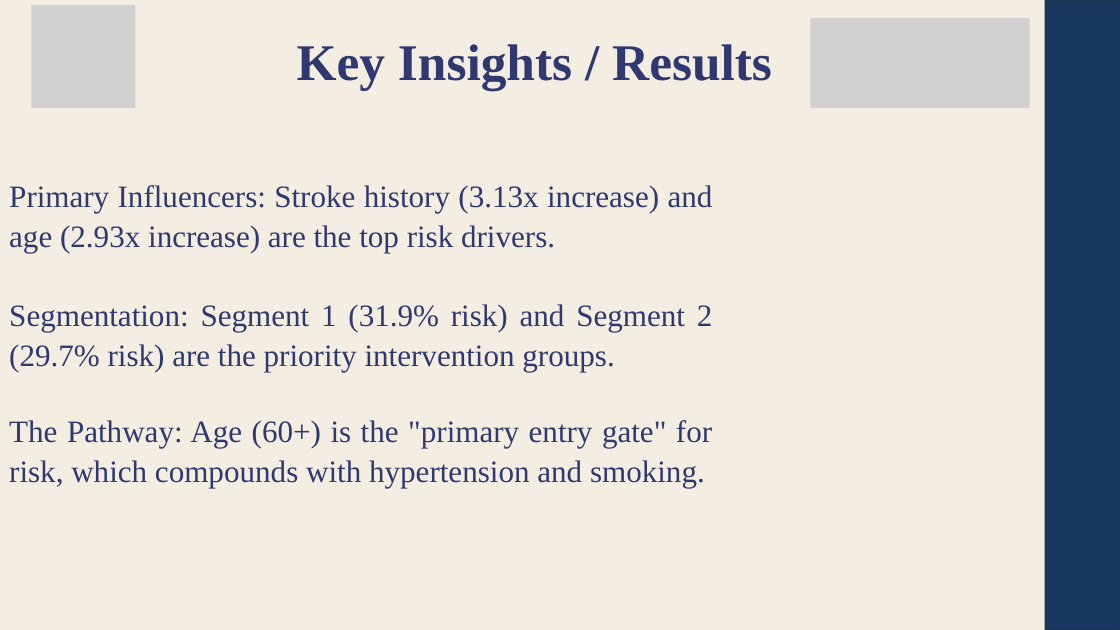
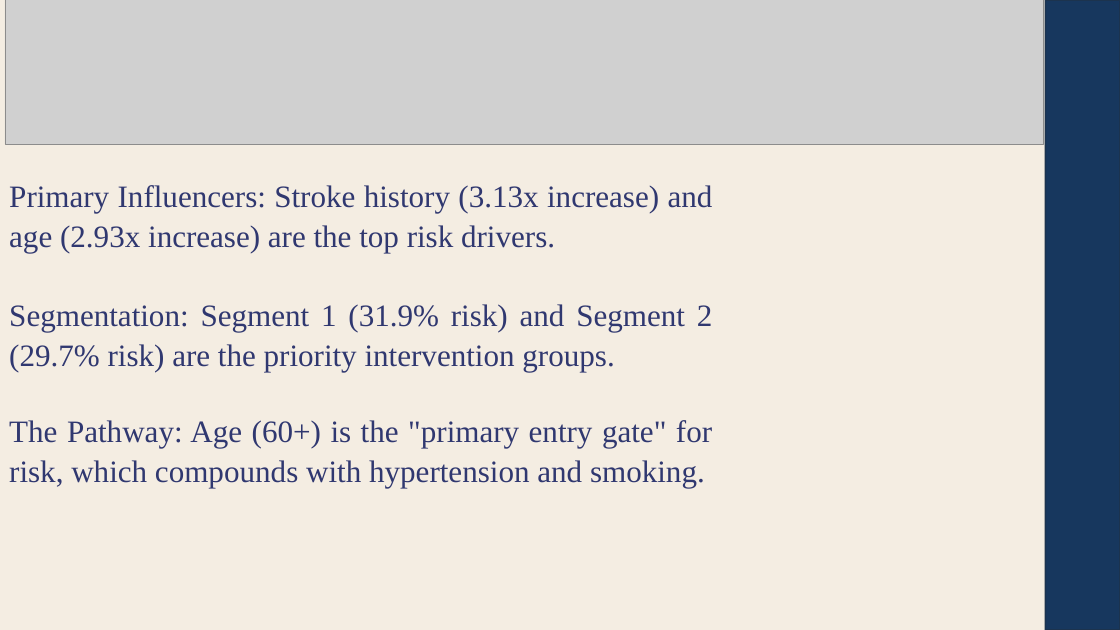
Before and after one commit to 24BAD405-Nishanth/24ADI204_DSV_Team14, a slide deck: slide 15 of FinalPresentation/Team-14-DSV.pptx. Drawn at 1120x630 pixels with LibreOffice and Linux fonts; fonts in the diff are those of the drawing; grey boxes stand for pictures. Boxes give left, top, right and bottom in pixels: in the first picture for what was removed or moved away, otherwise in the second. Text is boxed around its words. In the diff, an @@ line names an element or a change of style, - is before the commit and + after.

```diff
--- a/FinalPresentation/Team-14-DSV.pptx
+++ b/FinalPresentation/Team-14-DSV.pptx
@@ picture added at [5, 0, 1044, 144] @@
@@ picture removed at [31, 5, 136, 108] @@
@@ picture removed at [810, 18, 1030, 108] @@
@@ text removed at [297, 44, 772, 91] @@
-Key Insights / Results
```
Also in this commit, not shown: 16 other slides changed, 1 slide added, 1 slide removed.
